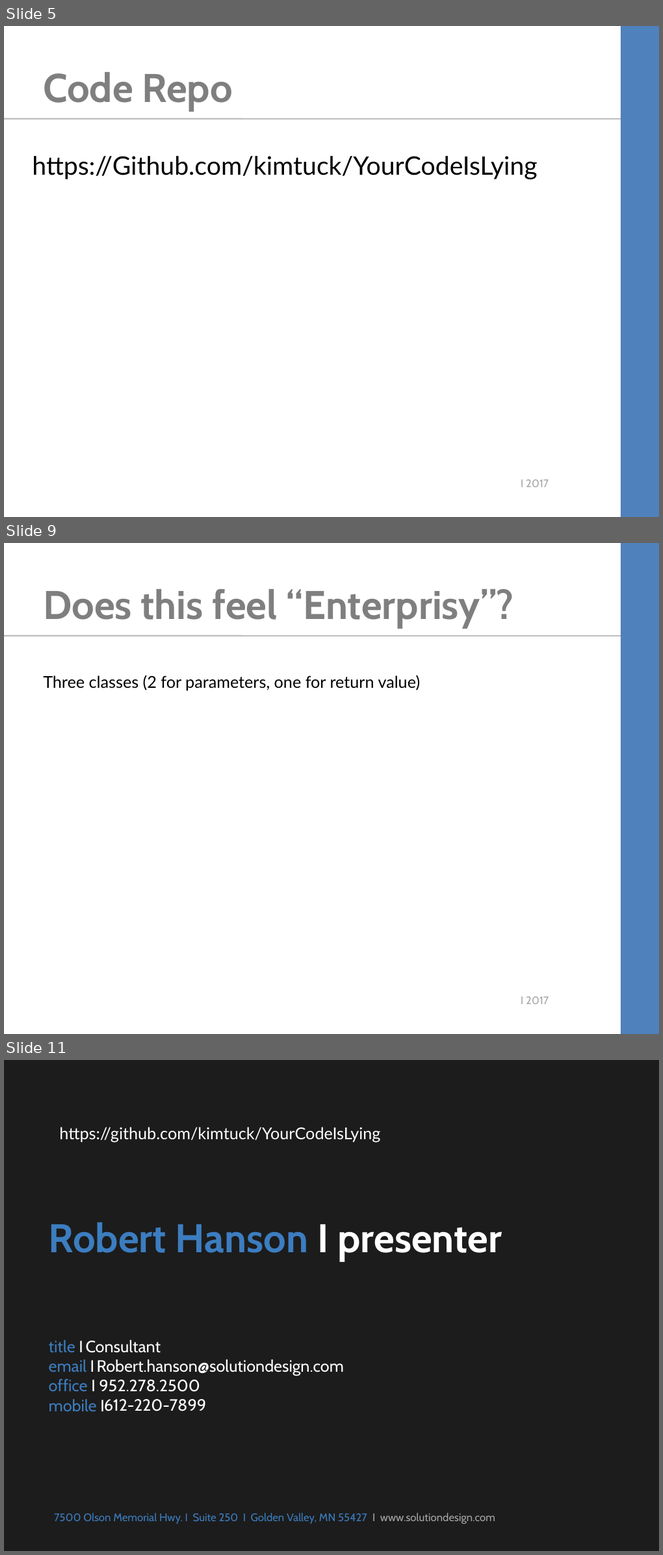
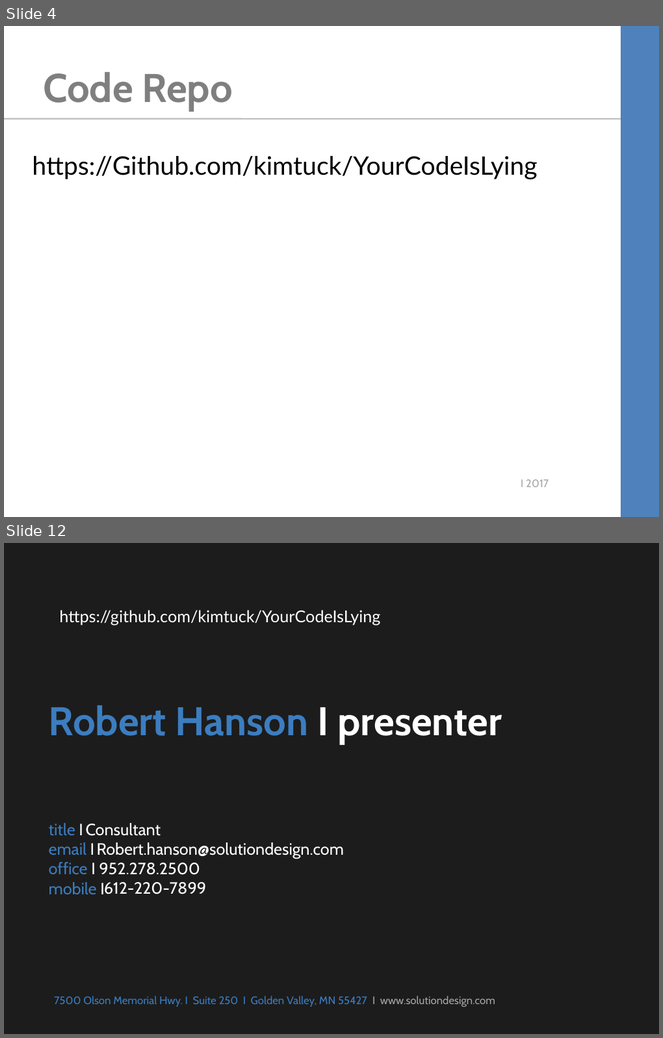
Before and after one commit to kimtuck/YourCodeIsLying, a slide deck: YourCodeIsLying.ppt. Shown one above the other, each under a label of ours: slides 5, 9 and 11 before the commit, slides 4 and 12 after it; the slides between them are not shown. The pictures are 663x1555 and 663x1038 pixels, drawn with LibreOffice and Linux fonts; fonts in the diff are those of the drawing; background and template pictures are left out. Boxes give left, top, right and bottom in pixels: in the first picture for what was removed or moved away, otherwise in the second. Text is boxed around its words. In the diff, an @@ line names an element or a change of style, - is before the commit and + after.

```diff
--- a/YourCodeIsLying.ppt
+++ b/YourCodeIsLying.ppt
@@ slide 9 removed at bbox=[4, 543, 659, 1034], background #FFFFFF; not listed: 3 template elements that a slide beside it also shows @@
@@ title removed at bbox=[43, 589, 514, 628] @@
-Does this feel “Enterprisy”?
@@ text removed at bbox=[43, 675, 421, 691] @@
-Three classes (2 for parameters, one for return value)
@@ what was slide 5 is now slide 4 @@
@@ what was slide 11 is now slide 12 @@
```
Also in this commit, not shown: 2 slides changed, 5 slides added, 3 other slides removed, 3 other files.
